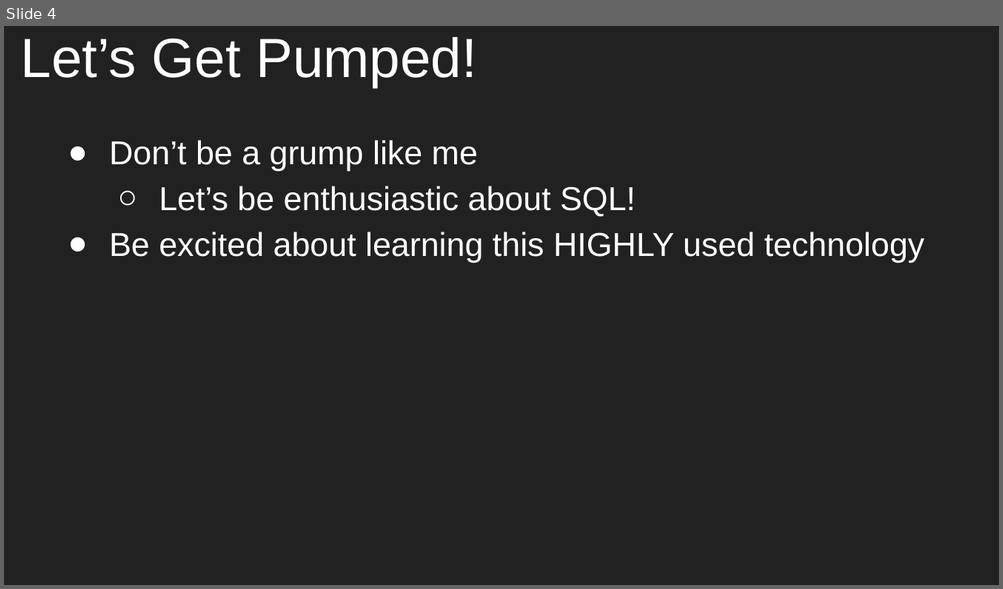
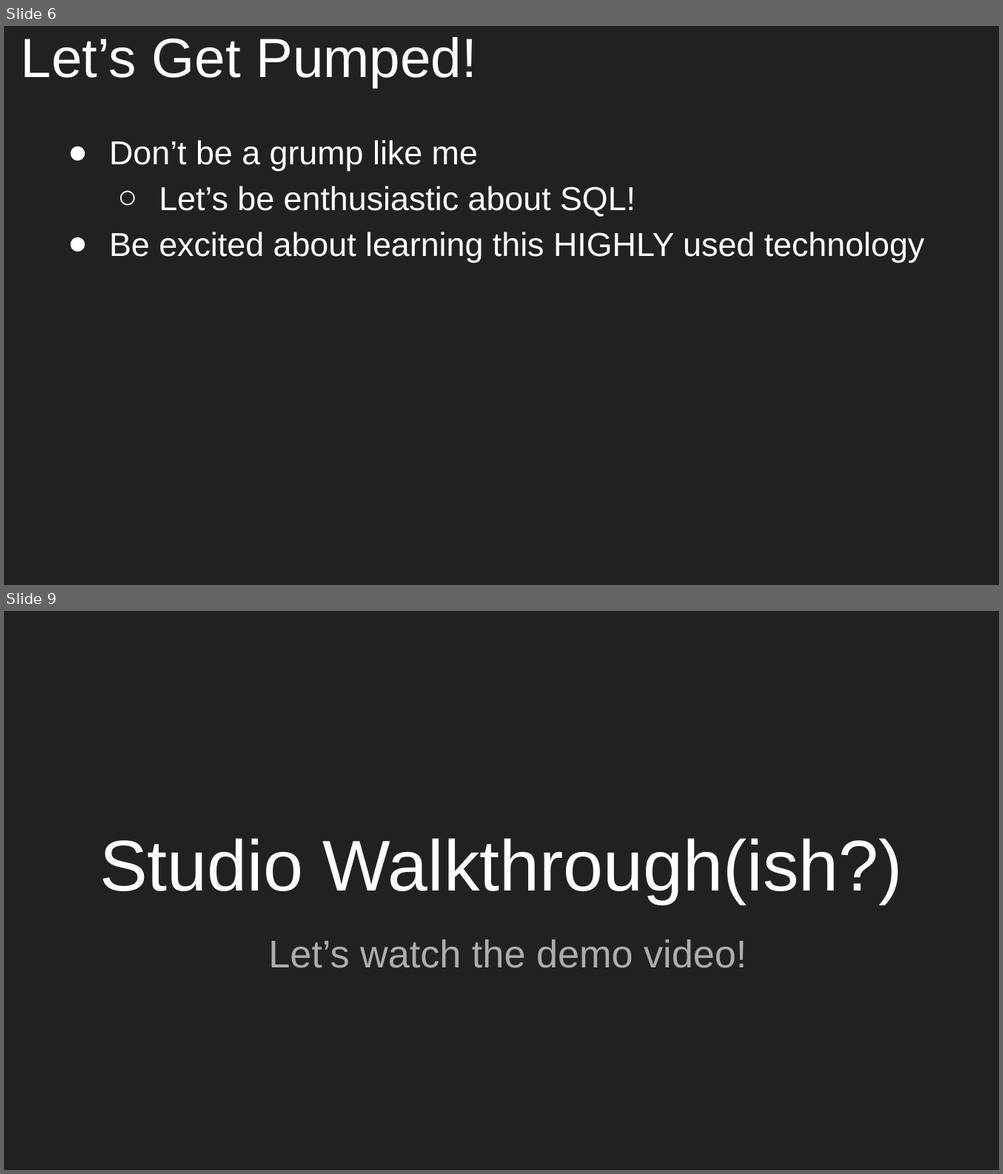
Before and after one commit to aleesham/lc101-unit2, a slide deck: slides/Unit 2 - LC 101 - Class 8.pptx. Shown one above the other, each under a label of ours: slide 4 before the commit, slides 6 and 9 after it; the slides between them are not shown. The pictures are 1003x589 and 1003x1174 pixels, drawn with LibreOffice and Linux fonts; fonts in the diff are those of the drawing. Boxes give left, top, right and bottom in pixels: in the first picture for what was removed or moved away, otherwise in the second. Text is boxed around its words. In the diff, an @@ line names an element or a change of style, - is before the commit and + after.

```diff
--- a/slides/Unit 2 - LC 101 - Class 8.pptx
+++ b/slides/Unit 2 - LC 101 - Class 8.pptx
@@ slide 9 added at bbox=[4, 611, 999, 1170], background #212121 @@
@@ title added at bbox=[99, 838, 902, 903], 52 pt, text #FFFFFF @@
+Studio Walkthrough(ish?)
@@ subtitle added at bbox=[268, 940, 746, 968], 28 pt, text #ADADAD @@
+Let’s watch the demo video!
@@ what was slide 4 is now slide 6 @@
```
Also in this commit, not shown: 6 other slides added, 7 slides removed, 1 other file.
